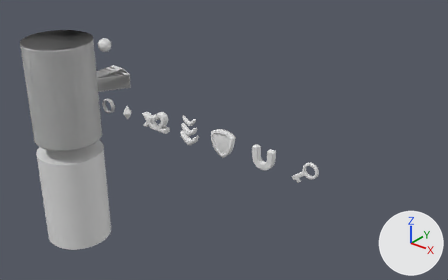
A saved change to the FBX model Assets/Models/models.fbx.
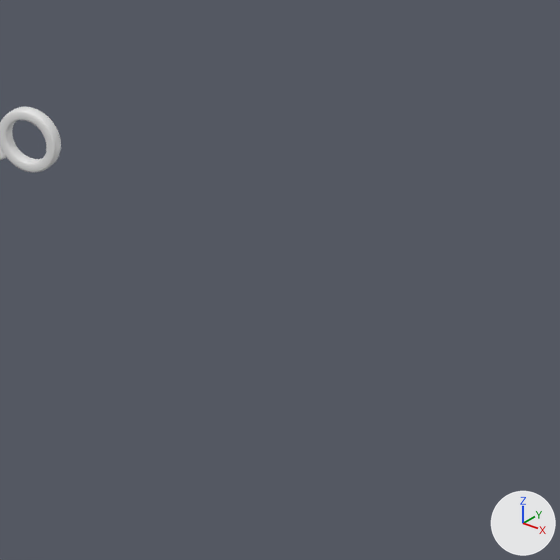
The first picture shows the older version from a 50 mm lens placed at (7.14, -5.16, 3.3), pointed at (2.52, 0.61, -0.28). The close-ups show both versions on the part from 68% to 100% of the width and 48% to 100% of the height of that picture; other places that the commit changed are outside them. Lighting does not change. The marker at lower right points along +X, +Y and +Z. Where no turn or scale is listed for an object, it has been applied to the vertices. Vertices at the same position are counted once.

In view in the first close-up: 'Key'.
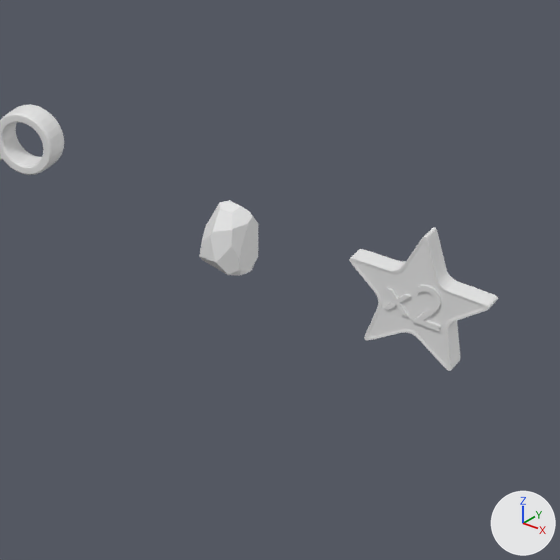
Location of each change, [x1, y1, x2, y2] in pixels of the close-ups (560 x 560 px):
'X2', reshaped, moved (not visible before): after [349, 228, 498, 371]
'Crystal', reshaped, moved, rescaled (not visible before): after [199, 200, 258, 276]
'Key', mesh rescaled: before [0, 107, 61, 172]; after [0, 104, 64, 175]

Edits to the bpy script that builds the scene:
```text
Change me_cube:
    where me_cube.from_pydata(...)  # 532 vertices, 530 faces; spans x -0.184..0.133, y -0.018..0.018, z -0.156..0.128
    used by ob_key; location = (4.158, 0.0, 0.047)
    me_cube part 1: the whole mesh is scaled about its middle by (1, 2.04, 1)
Add me_circle_008:
    me_circle_008.from_pydata(...)  # 946 vertices, 1190 faces; spans x -18.5..18.5, y -15.7..19.3, z -3.3..3.3
Add me_icosphere:
    me_icosphere.from_pydata(...)  # 60 vertices, 32 faces; spans x -6.8..6.6, y -8.3..10.5, z -7.9..7.3
Change ob_crystal:
    ob_crystal: bpy.data.objects.new('Crystal', me_plane_001) -> bpy.data.objects.new('Crystal', me_icosphere)
    ob_crystal.location: (1.356, 0.0, -0.002) -> (4.822, 0.0, -0.001)
    ob_crystal.scale: (0.0119, 0.0119, 0.0119) -> (0.01, 0.01, 0.01)
Change ob_x2:
    ob_x2: bpy.data.objects.new('X2', me_text) -> bpy.data.objects.new('X2', me_circle_008)
    ob_x2.location: (1.972, 0.0, 0.066) -> (5.349, 0.0, 0.021)
```
